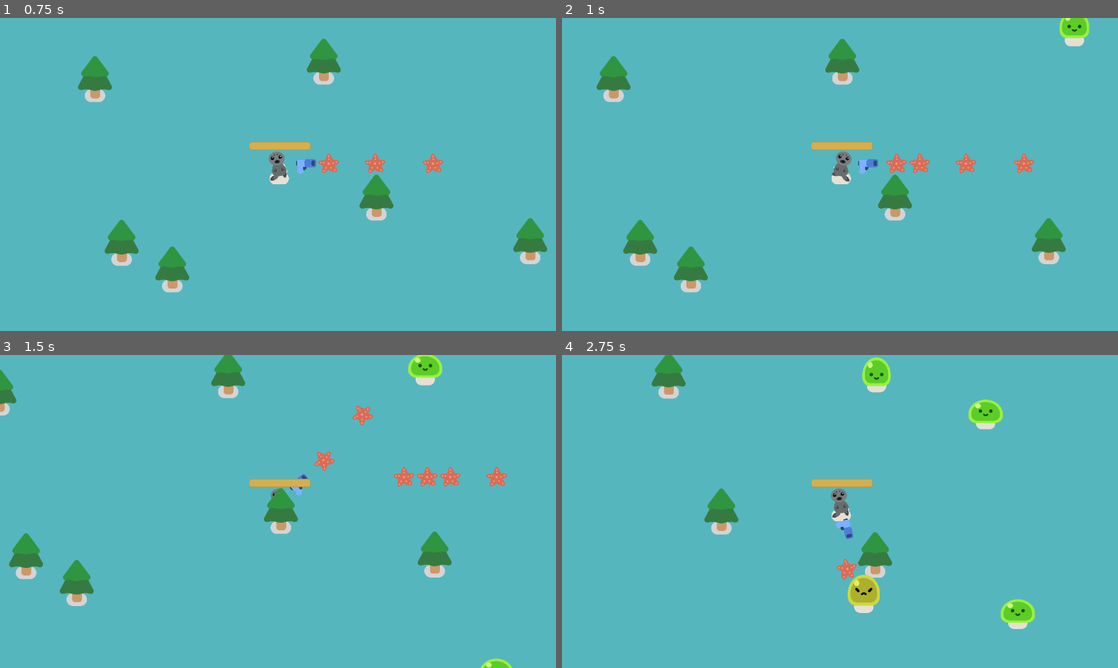
Above: before the commit, frames 1-4 (two rows, left to right).
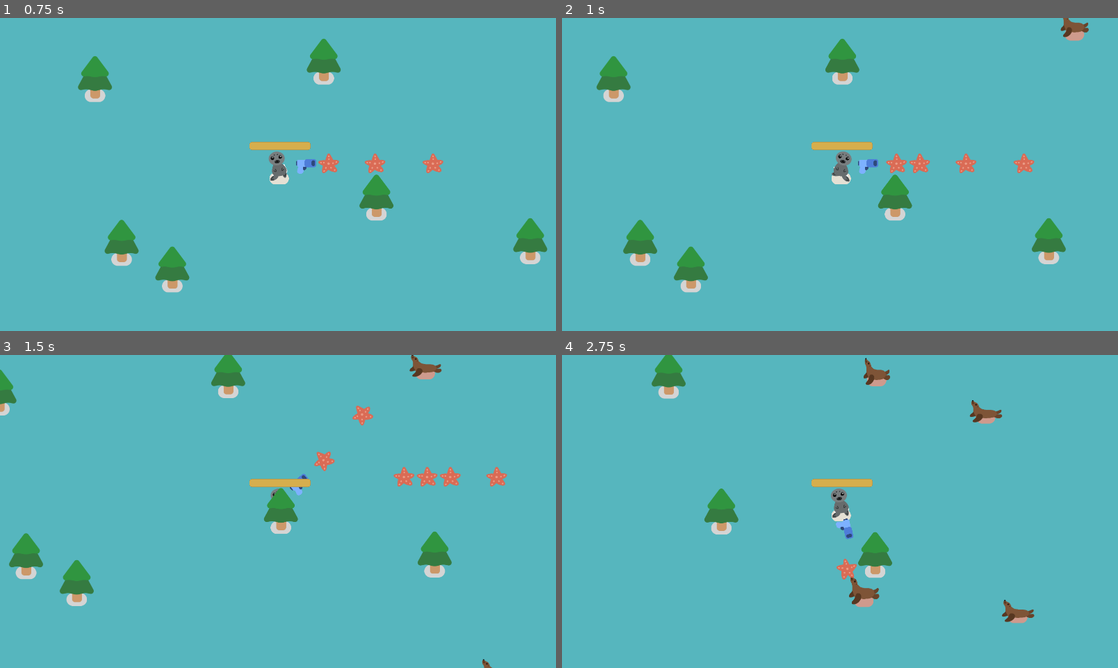
Above: after the commit, the same moments.

Repository: j-j4y/game_dev
Game: Godot game, scene res://seals_game.tscn
Same seed, same stepped clock (60 frames per second), same inputs: the game is played once before the commit and once after it.
Inputs:
- Up to frame 1 (0.75 s): hold D (move_right) from 0.53 s (still down)
- Up to frame 2 (1 s): keep holding D (move_right)
- Up to frame 3 (1.5 s): release D (move_right) at 1.28 s; hold S (move_down) from 1.28 s (still down)
- Up to frame 4 (2.75 s): release S (move_down) at 2.03 s; hold D (move_right) from 2.03 s (still down)

Frame 1 is identical in both runs. In frame 2, 0.4% of the frame differs, in the area x 89-95%, y 0-10%; in frame 3, 0.6%; in frame 4, 2.0%, in the area x 51-86%, y 0-88%.

Commit message:
retextured slimes into sea lions

Diff:
--- a/2d-project-assets/characters/slime/slime.tscn
+++ b/2d-project-assets/characters/slime/slime.tscn
@@ -1,11 +1,11 @@
 [gd_scene format=3 uid="uid://ogik4s70pgwl"]
 
-[ext_resource type="Texture2D" uid="uid://c2t1crng7t58l" path="res://characters/slime/slime_body.png" id="1_3j35h"]
 [ext_resource type="Script" uid="uid://dnbjp2524b1py" path="res://characters/slime/slime.gd" id="1_87y5x"]
 [ext_resource type="Texture2D" uid="uid://dk5b8a84a6n2h" path="res://characters/ground_shadow.png" id="1_cq7ej"]
 [ext_resource type="Texture2D" uid="uid://bnd4gurtidin" path="res://characters/slime/slime_face.png" id="2_ygydt"]
-[ext_resource type="Texture2D" uid="uid://e4gtsguue7fg" path="res://characters/slime/slime_body_hurt.png" id="4_0qu0c"]
+[ext_resource type="Texture2D" uid="uid://whcwqu8v4y6x" path="res://characters/slime/sea_lion.png" id="3_648cb"]
 [ext_resource type="Texture2D" uid="uid://c7rt25t421lnf" path="res://characters/slime/slime_hurt_eyes.png" id="4_hi70h"]
+[ext_resource type="Texture2D" uid="uid://c54tm1omh2fhp" path="res://characters/slime/hurt_sea_lion.png" id="4_pyxg0"]
 
 [sub_resource type="Animation" id="Animation_y4lve"]
 length = 0.001
@@ -215,24 +215,26 @@
 script = ExtResource("1_87y5x")
 
 [node name="GroundShadow" type="Sprite2D" parent="." unique_id=2019923751]
-modulate = Color(0.898039, 0.878431, 0.831373, 1)
+modulate = Color(0.80735296, 0.6026187, 0.55247796, 1)
 z_index = -1
 z_as_relative = false
+position = Vector2(0, -19.999998)
 scale = Vector2(0.8, 0.8)
 texture = ExtResource("1_cq7ej")
 
 [node name="Anchor" type="Marker2D" parent="." unique_id=794902193]
 
 [node name="SlimeBody" type="Sprite2D" parent="Anchor" unique_id=1727508908]
-texture = ExtResource("1_3j35h")
+texture = ExtResource("3_648cb")
 offset = Vector2(0, -36)
 
 [node name="SlimeBodyHurt" type="Sprite2D" parent="Anchor/SlimeBody" unique_id=2002072866]
 modulate = Color(1, 1, 1, 0)
-texture = ExtResource("4_0qu0c")
+texture = ExtResource("4_pyxg0")
 offset = Vector2(0, -36)
 
 [node name="Face" type="Marker2D" parent="Anchor" unique_id=1541035147]
+visible = false
 position = Vector2(0, -25)
 
 [node name="SlimeFace" type="Sprite2D" parent="Anchor/Face" unique_id=403368551]
Binary file added: 2d-project-assets/characters/slime/hurt_sea_lion.png
Not shown, added: 2d-project-assets/characters/slime/hurt_sea_lion.png.import
Binary file added: 2d-project-assets/characters/slime/sea_lion.png
Not shown, added: 2d-project-assets/characters/slime/sea_lion.png.import
